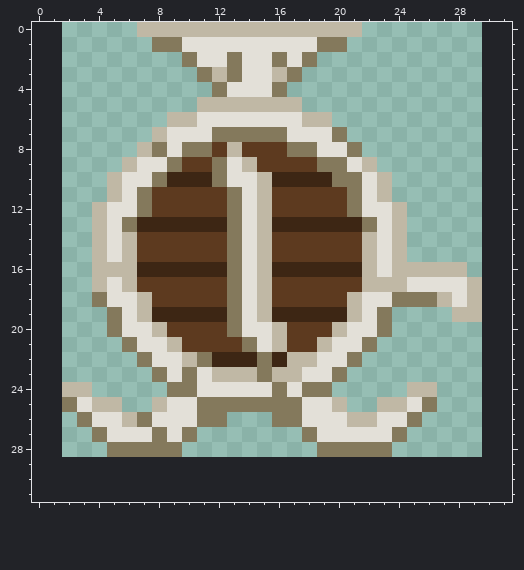
Pixel-art sprite: objects/floran/blendingstation/floranblendingstationCNYCplacementpreview.png. Above: the version before the commit.
The file is 28x29 pixels. The old version is drawn lined up with the new one, on the new canvas.
Once edited:
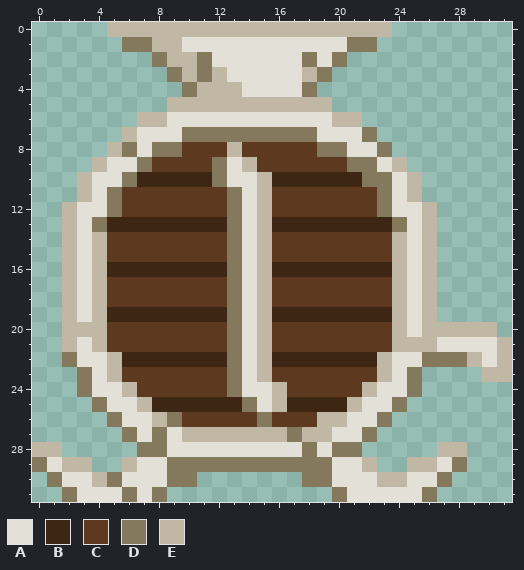
Palette (. is transparent): A #e3e0d8  B #3d2614  C #5d3a1f  D #84795c  E #c0b8a5
Change:
canvas 28x29 -> 32x32, the old top-left corner now at 2,0
y 0: x 5..6 .. -> EE; x 22..23 .. -> EE
y 1: x 6..9 ..DD -> DDEE; x 19..22 DD.. -> AADD
y 2: x 8..11 ..DA -> DEED; x 13 D -> A; x 16 D -> A; x 19..20 .. -> AD
y 3: x 9..10 .. -> DE; x 13 D -> A; x 16..19 ED.. -> AAED
y 4: x 10..13 ..DA -> DEEE; x 16..18 D.. -> AAD
y 5: x 9..10 .. -> EE; x 18..19 .. -> EE
y 6: x 7..10 ..EE -> EEAA; x 18..21 EE.. -> AAEE
y 7: x 6..8 ..E -> EAA; x 10..11 AA -> DD; x 17..18 AA -> DD; x 20..22 D.. -> AAD
y 8: x 5..7 ..E -> EDA; x 9..11 ADD -> DCC; x 17..23 DDAAD.. -> CCDDAAD
y 9: x 4..9 ..EAAD -> EAADCC; x 19..24 DDAE.. -> CCDDAE
y 10: x 3..8 ..EAAD -> EAADBB; x 20..25 DDAE.. -> BBDDAE
y 11: x 3..7 ..EAD -> EADCC; x 21..25 DAE.. -> CCDAE
y 12: x 2..7 ..EAAD -> EAADCC; x 21..26 DAAE.. -> CCDAAE
y 13: x 2..6 ..EAD -> EADBB; x 22..26 DAE.. -> BBDAE
y 14..15: x 2..3 .. -> EA; x 5..6 AE -> CC; x 22..23 EA -> CC; x 25..26 .. -> AE
y 16: x 2..3 .. -> EA; x 5..6 EE -> BB; x 22..23 EA -> BB; x 25 E -> A; x 27..28 EE -> ..
y 17: x 2..3 .. -> EA; x 5..6 AE -> CC; x 22..23 EE -> CC; x 26..29 AAAE -> E...
y 18: x 2..7 ..DAAE -> EAECCC; x 21..29 EAADDDEAE -> CCCEAE...
y 19: x 2..7 ...DAE -> EAEBBB; x 21..26 EAD... -> BBBEAE; x 28..29 EE -> ..
y 20: x 2..8 ...DAAE -> EEECCCC; x 15..16 AE -> EC; x 20..30 EAAD....... -> CCCCEAEEEEE
y 21: x 2..9 ....DAAE -> EAECCCCC; x 13..16 CDAE -> DAEC; x 19..31 EAAD......... -> CCCCCEEEAAAAE
y 22: x 2..11 .....DAAED -> DAAEBBBBBB; x 13..15 BBD -> DAE; x 17..31 EEAAD.......... -> BBBBBBEAADDDEAE
y 23: x 3..25 .....DADAEEEDEEAAD..... -> DAECCCCCCCDAECCCCCCCEAD; x 30..31 .. -> EE
y 24: x 2..13 EE.....DDAAA -> .DAAECCCCCCD; x 16..26 DADD.....EE -> ECCCCCEAAD.
y 25: x 2..13 DAEE..EAADDD -> ..DAAEBBBBBB; x 15..26 DDDAAE..EEAD -> AEBBBBEAAD..
y 26: x 3..25 DAAEDAAADD...DDAAAEEAAD -> ..DAAEDCCCCCDCCCEEAAD..
y 27: x 4..6 DAA -> ..D; x 10..19 D.......DA -> EEEEEEEDEE; x 22..24 AAD -> D..
y 28: x 0..1 .. -> EE; x 5..6 DD -> ..; x 9..19 D.........D -> AAAAAAAAADA; x 22..23 DD -> ..; x 27..28 .. -> EE
y 29: x 0..3 .... -> DAEE; x 6..22 ................. -> EAADDDDDDDDDDDAAE; x 25..28 .... -> EEAD
y 30: x 1..10 .......... -> DAAEDAAADD; x 18..27 .......... -> DDAAAEEAAD
y 31: x 2..8 ....... -> DAAADAD; x 20..26 ....... -> DAAAAAD
Changed places in both pictures, as pixel boxes (x1, y1, x2, y2):
changed: (32, 22, 512, 502)
